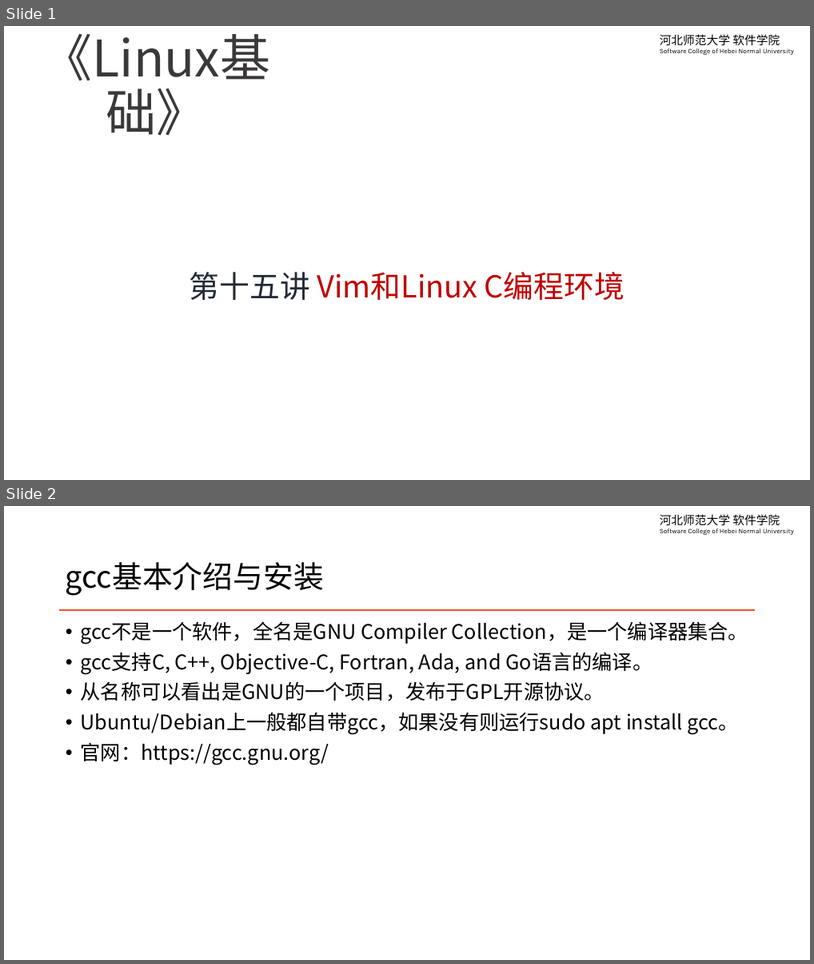
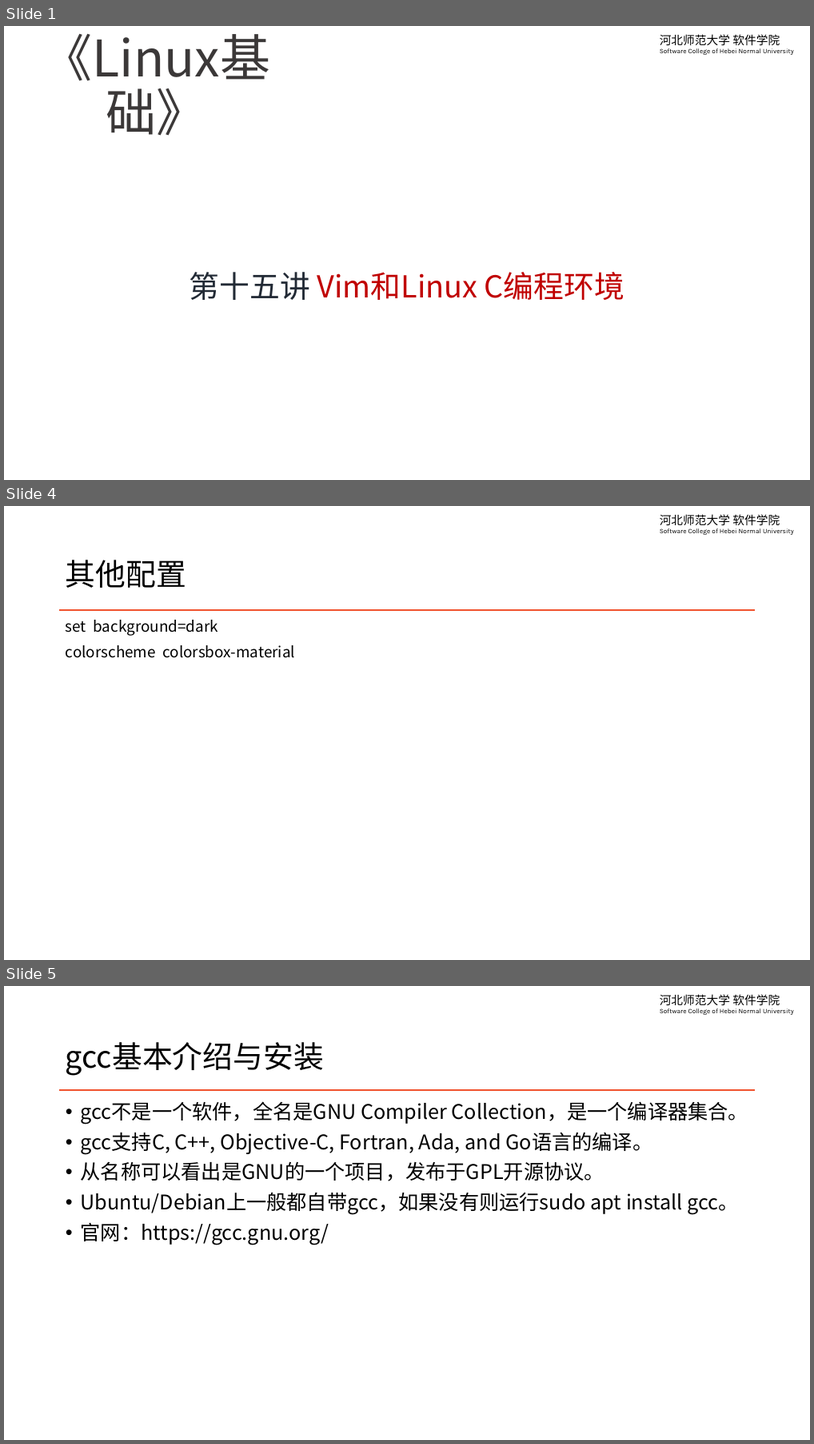
Before and after one commit to edu2act/course-linux-system, a slide deck: materials/slides/ch15-vim-and-linux-c-programming.pptx. Shown one above the other, each under a label of ours: slides 1 and 2 before the commit, slides 1, 4 and 5 after it; the slides between them are not shown. The pictures are 814x964 and 814x1444 pixels, drawn with LibreOffice and Linux fonts; fonts in the diff are those of the drawing; background and template pictures are left out. Boxes give left, top, right and bottom in pixels: in the first picture for what was removed or moved away, otherwise in the second. Text is boxed around its words. In the diff, an @@ line names an element or a change of style, - is before the commit and + after.

```diff
--- a/materials/slides/ch15-vim-and-linux-c-programming.pptx
+++ b/materials/slides/ch15-vim-and-linux-c-programming.pptx
@@ slide 4 added at box(4, 506, 810, 960), background #FFFFFF; not listed: 2 template elements that a slide beside it also shows @@
@@ title added at box(66, 560, 186, 588), 36 pt, text #000000 @@
+其他配置
@@ text added at box(66, 620, 295, 658), 18 pt, text #000000 @@
+set background=dark
+colorscheme colorsbox-material
@@ what was slide 2 is now slide 5 @@
```
Also in this commit, not shown: 3 slides changed, 2 other slides added, 3 slides removed.
